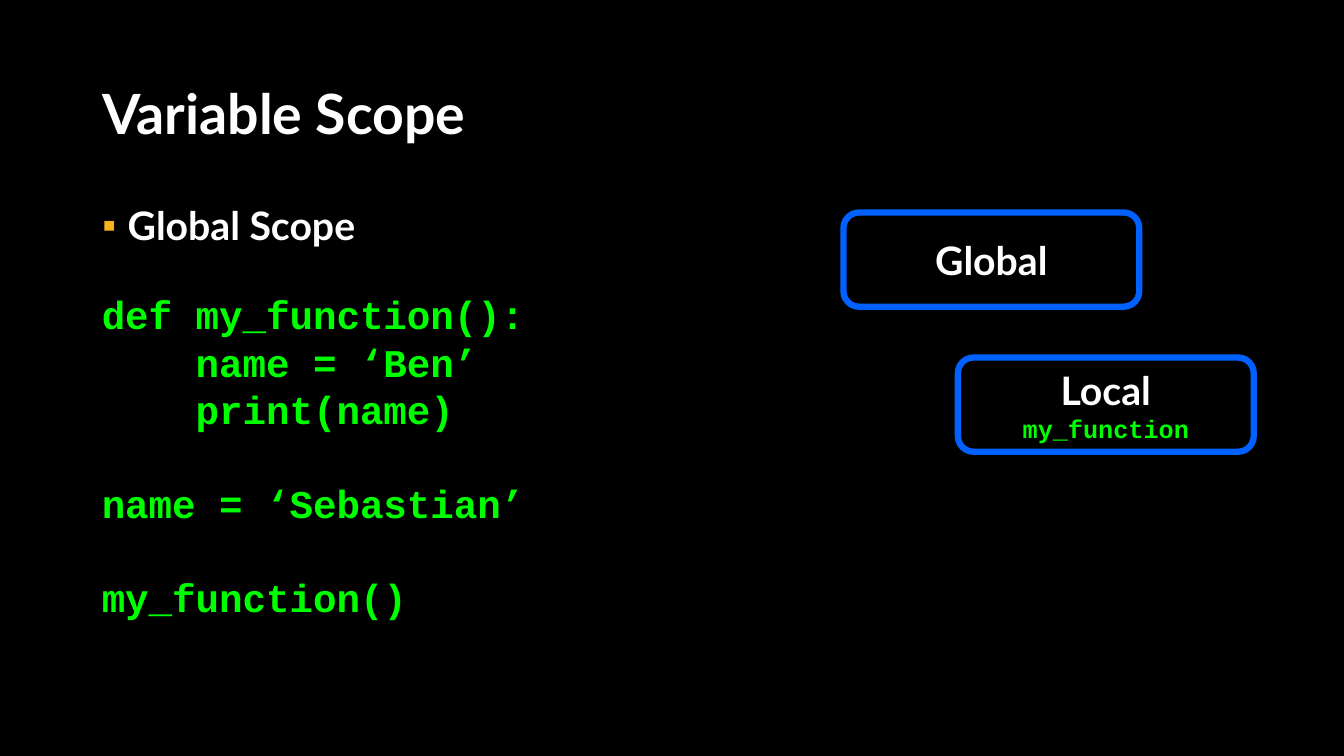
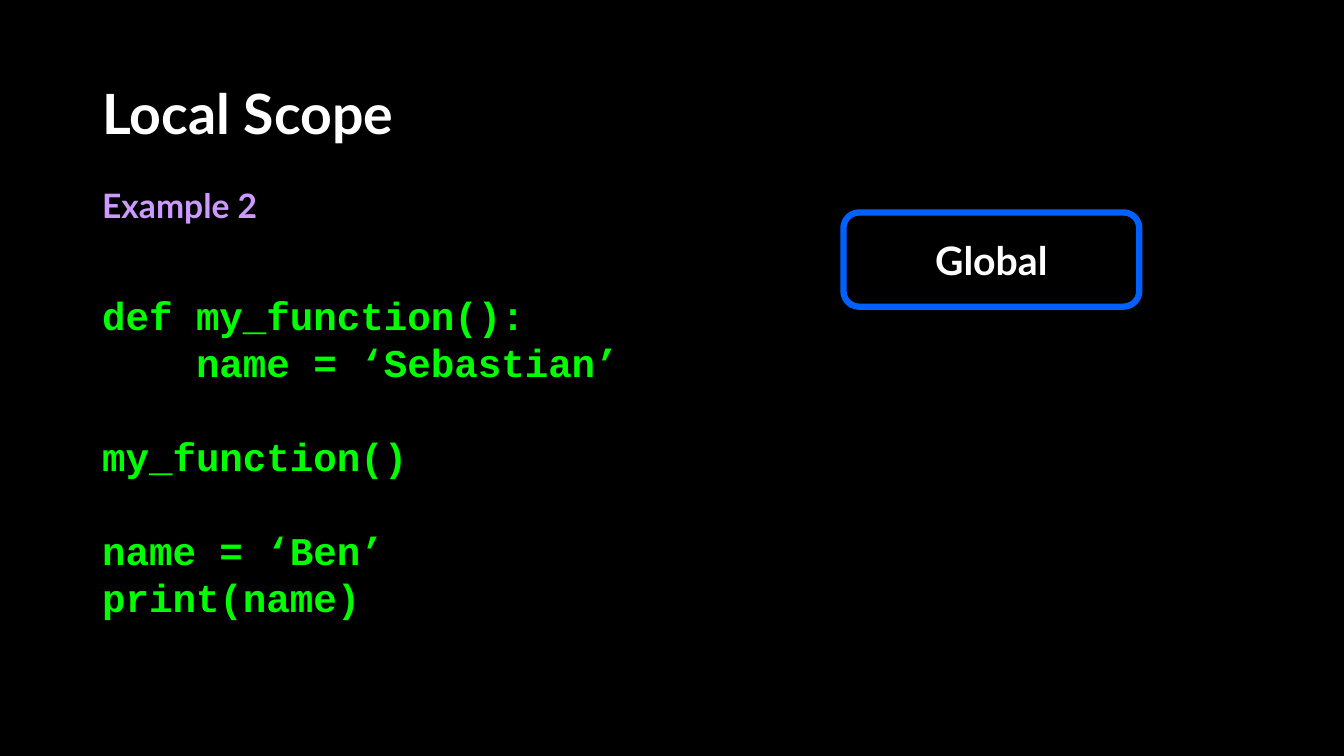
Before and after one commit to APS106/APS106-winter-2024-kinsella-goodfellow, a slide deck: slide 34 of lectures/week2/lecture2/slides/week2_lecture2.pptx (slide 24 before the commit). Drawn at 1344x756 pixels with LibreOffice and Linux fonts; fonts in the diff are those of the drawing; background and template pictures are left out. Boxes give left, top, right and bottom in pixels: in the first picture for what was removed or moved away, otherwise in the second. Text is boxed around its words. In the diff, an @@ line names an element or a change of style, - is before the commit and + after.

```diff
--- a/lectures/week2/lecture2/slides/week2_lecture2.pptx
+++ b/lectures/week2/lecture2/slides/week2_lecture2.pptx
@@ title at [102, 92, 393, 144]: text changed @@
-Variable Scope
+Local Scope
@@ text added at [102, 193, 257, 224], 24 pt, text #CC99FF, bold @@
+Example 2
@@ text removed at [128, 211, 356, 247] @@
-▪ Global Scope
@@ text at [102, 349, 618, 479]: paragraphs added @@
+name = ‘Sebastian’
+my_function()
@@ rounded rectangle removed at [958, 358, 1254, 453] @@
-Local
-my_function
@@ text at [102, 490, 524, 620]: paragraphs removed @@
-name = ‘Sebastian’
-my_function()
```
Also in this commit, not shown: 30 other slides changed, 13 slides added, 1 slide removed, 6 other files.
